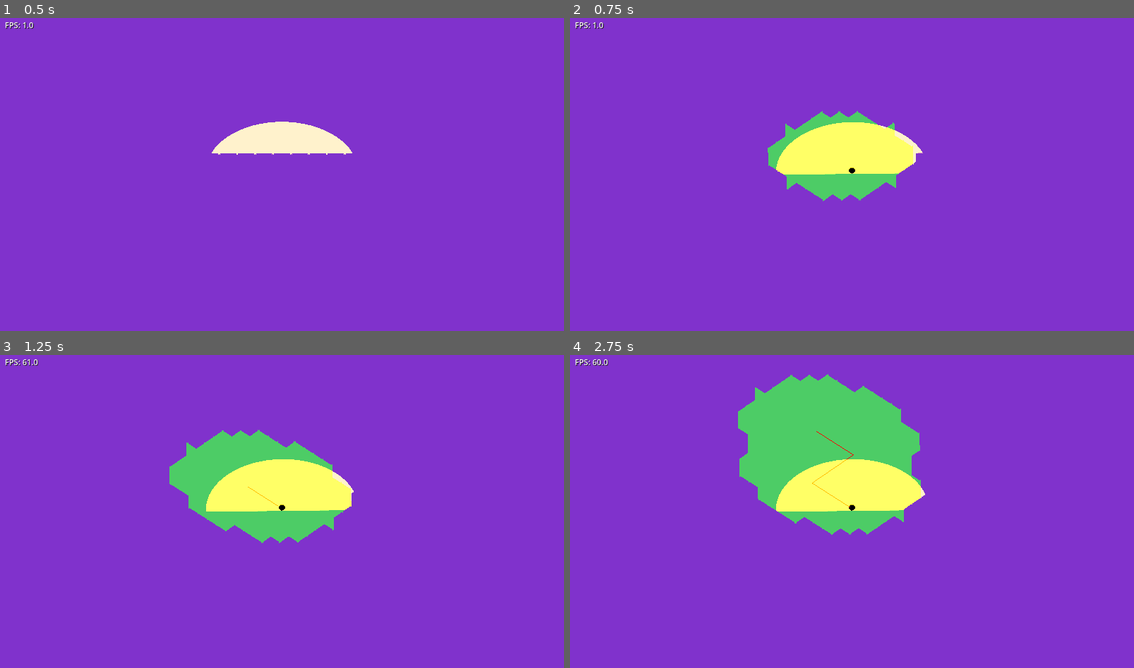
Above: before the commit, frames 1-4 (two rows, left to right).
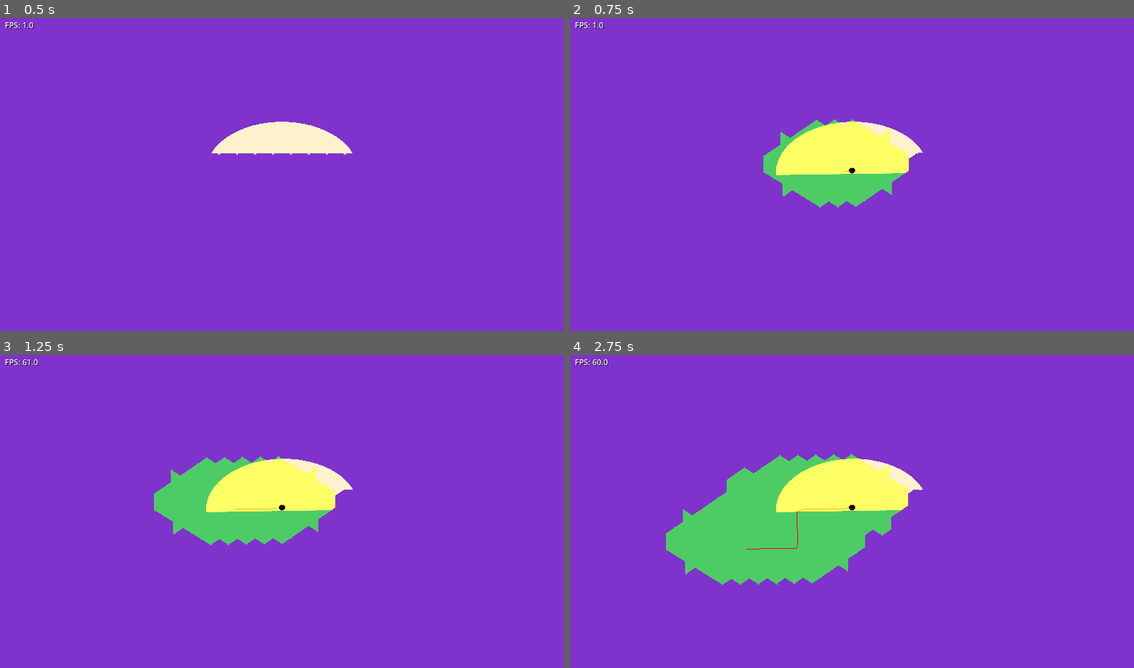
Above: after the commit, the same moments.

Repository: emersonh16/dastardlyfuck
Game: Godot game, scene res://scenes/test/test_miasma.tscn
The game is run twice, just before and just after one commit, with the same random seed, the same clock (stepped at 60 frames per second) and the same inputs.
Inputs:
- Up to frame 1 (0.5 s): no input
- Up to frame 2 (0.75 s): tap Enter at 0.5 s; hold Right (ui_right) from 0.53 s (still down)
- Up to frame 3 (1.25 s): keep holding Right (ui_right)
- Up to frame 4 (2.75 s): release Right (ui_right) at 1.28 s; hold Down (ui_down) 1.28-2.03 s; hold Right (ui_right) from 2.03 s (still down)

Frame 1 is identical in both runs. In frame 2, 1.4% of the frame differs, in the area x 34-63%, y 29-61%; in frame 3, 3.9%; in frame 4, 15%, in the area x 17-63%, y 6-74%.

Commit message:
i need to learn how to code

Diff:
--- a/scenes/test/test_miasma.tscn
+++ b/scenes/test/test_miasma.tscn
@@ -44,5 +44,3 @@
 grow_vertical = 2
 mouse_filter = 2
 script = ExtResource("3_fps")
-
-[editable path="MiasmaRenderer"]
--- a/scripts/derelict/derelict.gd
+++ b/scripts/derelict/derelict.gd
@@ -29,26 +29,32 @@
 
 	# Arrow keys
 	if Input.is_action_pressed("ui_right"):
+		input_dir.y -= 1
+	if Input.is_action_pressed("ui_left"):
+		input_dir.y += 1
+	if Input.is_action_pressed("ui_down"):
+		input_dir.x -= 1
+	if Input.is_action_pressed("ui_up"):
 		input_dir.x += 1
-	if Input.is_action_pressed("ui_left"):
-		input_dir.x -= 1
-	if Input.is_action_pressed("ui_down"):
-		input_dir.y += 1
-	if Input.is_action_pressed("ui_up"):
-		input_dir.y -= 1
 
-	# WASD keys
+	# WASD keys - swap W and S
 	if Input.is_key_pressed(KEY_D):
-		input_dir.x += 1
+		input_dir.y -= 1  # D = right
 	if Input.is_key_pressed(KEY_A):
-		input_dir.x -= 1
+		input_dir.y += 1  # A = left
 	if Input.is_key_pressed(KEY_S):
-		input_dir.y += 1
+		input_dir.x += 1  # S = down (swapped with W)
 	if Input.is_key_pressed(KEY_W):
-		input_dir.y -= 1
+		input_dir.x -= 1  # W = up (swapped with S)
 
-	# Convert 2D input to 3D movement (XZ plane for isometric)
-	var move_dir = Vector3(input_dir.x, 0, input_dir.y)
+	# Screen-space to world-space for isometric
+	# Current: A→up, D→down, W→left, S→right
+	# Desired: W→up, S→down, D→right, A→left
+	# Try negating y: world_x = -y + x, world_z = y + x
+	var world_x = -input_dir.y + input_dir.x
+	var world_z = input_dir.y + input_dir.x
+
+	var move_dir = Vector3(world_x, 0, world_z)
 
 	# Set velocity for CharacterBody3D
 	if move_dir.length() > 0:
Not shown: 1 places in scenes/test/test_miasma.tscn that only renumber resources
